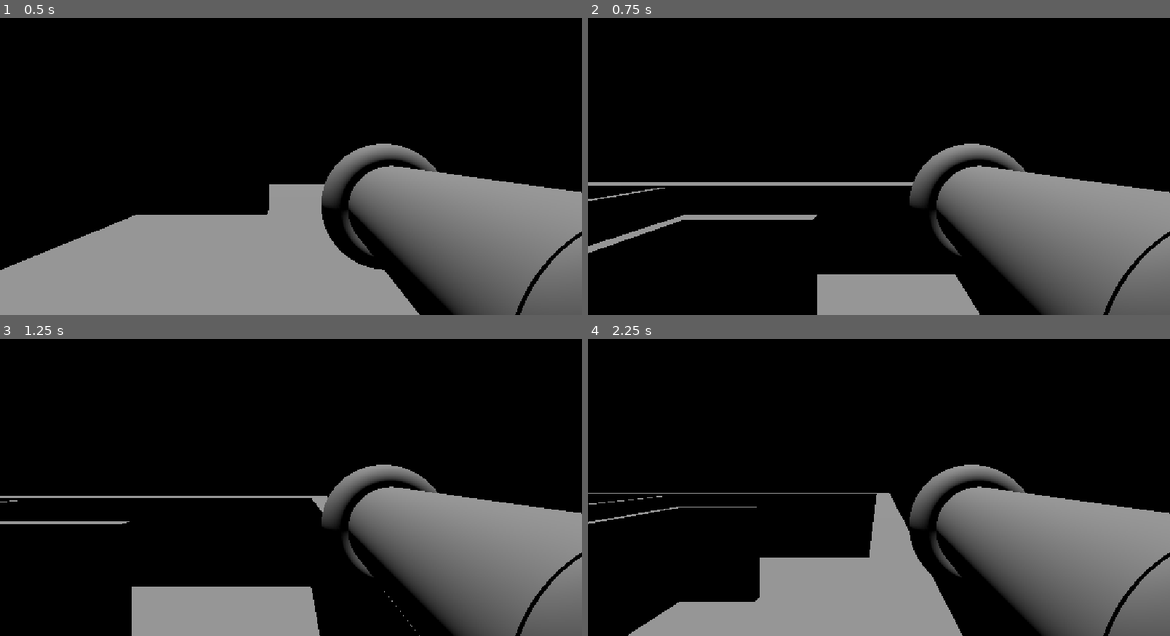
Above: before the commit, frames 1-4 (two rows, left to right).
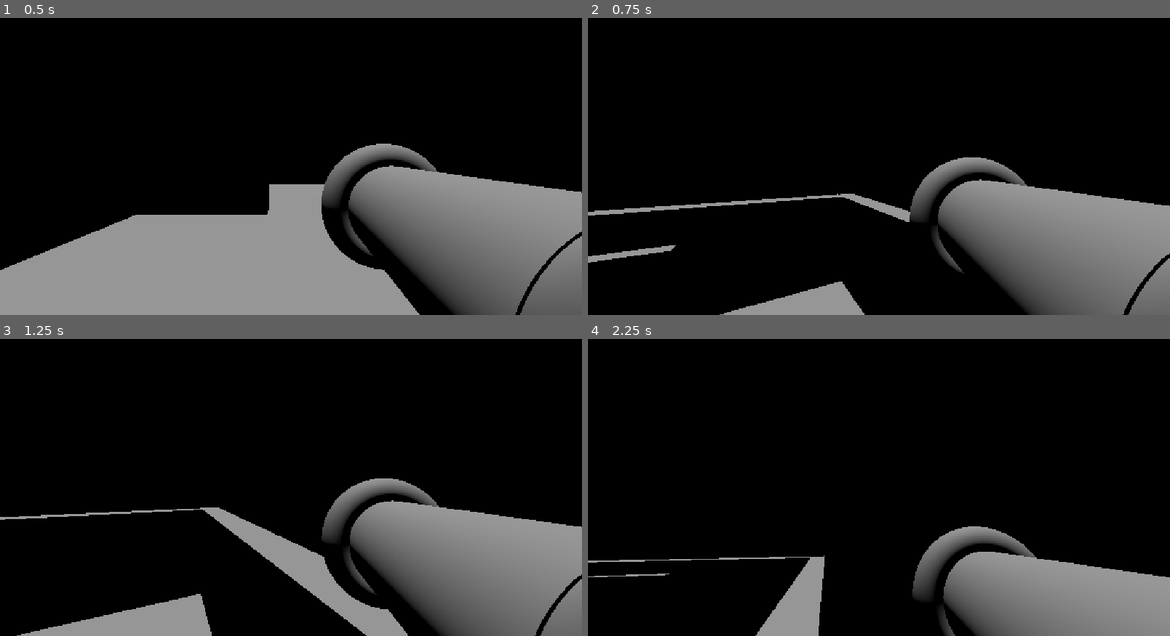
Above: after the commit, the same moments.

Repository: taurus-12uk/bounceBack
Game: Godot game, scene res://Level.tscn
The game is run twice, just before and just after one commit, with the same random seed, the same clock (stepped at 60 frames per second) and the same inputs.
Inputs (mouse positions are in pixels of both pictures, inside the frame that each line leads up to):
- Up to frame 1 (0.5 s): no input
- Up to frame 2 (0.75 s): tap Enter (ui_accept) at 0.5 s; move the mouse to (1007, 133) at 0.52 s; hold Right (ui_right) from 0.53 s (still down)
- Up to frame 3 (1.25 s): keep holding Right (ui_right); tap Enter (ui_accept) at 0.77 s
- Up to frame 4 (2.25 s): move the mouse to (762, 487) at 1.27 s; release Right (ui_right) at 1.28 s; hold Down (ui_down) 1.28-2.03 s; tap Enter (ui_accept) at 1.52 s; move the mouse to (937, 401) at 2.02 s; hold Right (ui_right) from 2.03 s (still down)

Frame 1 is identical in both runs. In frame 2, 12% of the frame differs, in the area x 0-100%, y 42-100%; in frame 3, 15%; in frame 4, 29%.

Commit message:
sum

Diff:
--- a/bounce-back/character.tscn
+++ b/bounce-back/character.tscn
@@ -19,9 +19,11 @@
 [node name="player" type="CharacterBody3D" unique_id=1403002175]
 script = ExtResource("1_glpr6")
 
-[node name="Camera3D" type="Camera3D" parent="." unique_id=2023535370]
+[node name="Head" type="Node3D" parent="." unique_id=324041503]
 
-[node name="RayCast3D" type="RayCast3D" parent="Camera3D" unique_id=1394111332]
+[node name="Camera3D" type="Camera3D" parent="Head" unique_id=2023535370]
+
+[node name="RayCast3D" type="RayCast3D" parent="Head/Camera3D" unique_id=1394111332]
 
 [node name="MeshInstance3D" type="MeshInstance3D" parent="." unique_id=1355007928]
 mesh = SubResource("CapsuleMesh_3quwm")
--- a/bounce-back/scripts/character.gd
+++ b/bounce-back/scripts/character.gd
@@ -1,23 +1,34 @@
+
 extends CharacterBody3D
-
 
 const SPEED = 1.0
 const JUMP_VELOCITY = 4.5
+const MOUSE_SENSITIVITY = 0.002
 
+@onready var head = $Head
+
+func _ready():
+	Input.mouse_mode = Input.MOUSE_MODE_CAPTURED
+
+func _unhandled_input(event):
+	if event is InputEventMouseMotion:
+		rotate_y(-event.relative.x * MOUSE_SENSITIVITY)
+		head.rotate_x(-event.relative.y * MOUSE_SENSITIVITY)
+		head.rotation.x = clamp(head.rotation.x, deg_to_rad(-90), deg_to_rad(90))
+
+	if event.is_action_pressed("ui_cancel"):
+		Input.mouse_mode = Input.MOUSE_MODE_VISIBLE
 
 func _physics_process(delta: float) -> void:
-	# Add the gravity.
 	if not is_on_floor():
 		velocity += get_gravity() * delta
 
-	# Handle jump.
 	if Input.is_action_just_pressed("ui_accept") and is_on_floor():
 		velocity.y = JUMP_VELOCITY
 
-	# Get the input direction and handle the movement/deceleration.
-	# As good practice, you should replace UI actions with custom gameplay actions.
 	var input_dir := Input.get_vector("ui_left", "ui_right", "ui_up", "ui_down")
 	var direction := (transform.basis * Vector3(input_dir.x, 0, input_dir.y)).normalized()
+
 	if direction:
 		velocity.x = direction.x * SPEED
 		velocity.z = direction.z * SPEED
